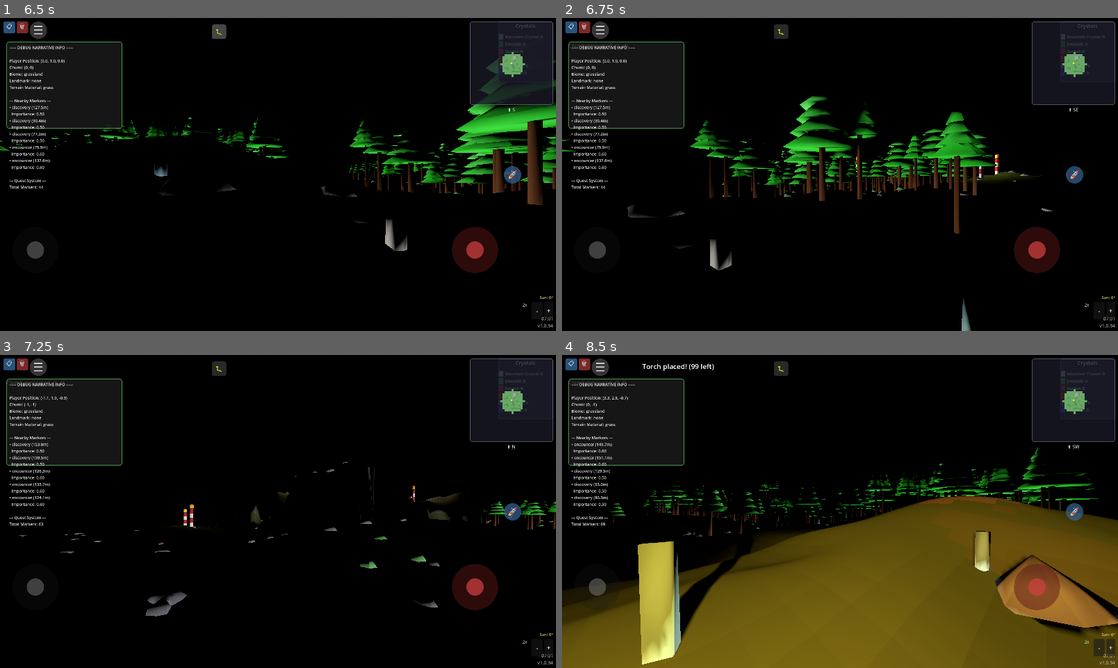
Above: before the commit, frames 1-4 (two rows, left to right).
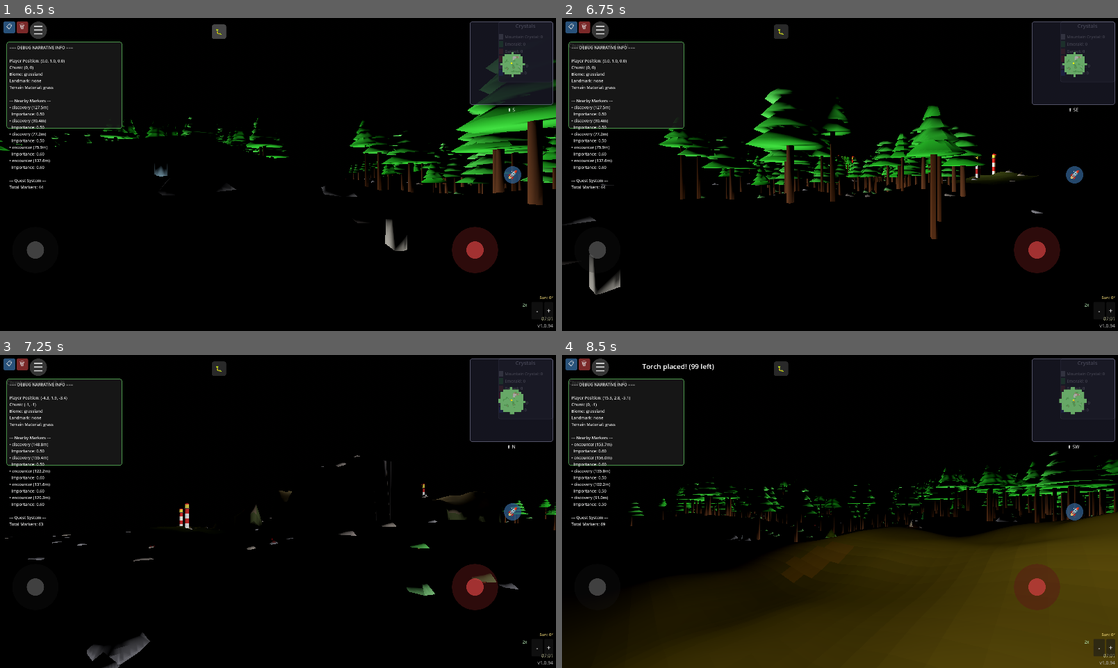
Above: after the commit, the same moments.

Repository: felix-dieterle/YouGame_godot4_public
Game: Godot game, scene res://scenes/main.tscn
Two runs of this game, one before a commit and one after it. Both use one fixed random seed, a clock stepped at 60 frames per second and the inputs below.
Inputs (mouse positions are in pixels of both pictures, inside the frame that each line leads up to):
- Up to frame 1 (6.5 s): click "📋" at 0.5 s; click "🗑" at 1.25 s; click "-" at 2 s; click "+" at 2.75 s; click "🚀" at 3.5 s; click "☰" at 4.25 s; click "▶ Resume Game" at 5 s; click "🐛" at 5.75 s
- Up to frame 2 (6.75 s): tap Enter at 6.5 s; move the mouse to (962, 158) at 6.52 s; hold Right (ui_right) from 6.53 s (still down); hold Space (jetpack) from 6.53 s (still down); click (962, 158) at 6.67 s
- Up to frame 3 (7.25 s): keep holding Right (ui_right); keep holding Space (jetpack)
- Up to frame 4 (8.5 s): release Right (ui_right) at 7.25 s; release Space (jetpack) at 7.25 s; drag from (728, 527) to (812, 574) at 7.27 s; move the mouse to (895, 442) at 8.02 s; hold Right (ui_right) from 8.03 s (still down); hold F (place_torch) from 8.03 s (still down); tap Space (jetpack) at 8.3 s

Frame 1 is identical in both runs. In frame 2, 9.4% of the frame differs, in the area x 0-89%, y 22-100%; in frame 3, 2.4%; in frame 4, 40%, in the area x 0-100%, y 10-100%.

Commit message:
Add 4x speed boost when jetpack is active
Co-authored-by: felix-dieterle <1490062+felix-dieterle@users.noreply.github.com>

Diff:
--- a/scripts/player.gd
+++ b/scripts/player.gd
@@ -15,6 +15,7 @@
 @export var move_speed: float = 5.0
 @export var rotation_speed: float = 3.0
 @export var jetpack_speed: float = 3.0  # Upward speed when using jetpack
+@export var jetpack_move_speed_multiplier: float = 4.0  # Horizontal speed multiplier when jetpack is active
 @export var glide_speed: float = 0.5  # Slow descent speed when gliding after jetpack release
 @export var camera_distance: float = 10.0
 @export var camera_height: float = 5.0
@@ -235,8 +236,13 @@
                             break  # Stop checking once we find a blocking slope
 
         if can_move:
-            velocity.x = direction.x * move_speed
-            velocity.z = direction.z * move_speed
+            # Apply jetpack speed multiplier when jetpack is active
+            var current_move_speed = move_speed
+            if jetpack_active:
+                current_move_speed = move_speed * jetpack_move_speed_multiplier
+
+            velocity.x = direction.x * current_move_speed
+            velocity.z = direction.z * current_move_speed
 
             # Rotate towards movement direction (in both first and third person)
             # This allows turning with joystick in first-person mode
--- /dev/null
+++ b/tests/test_jetpack_speed_boost.gd
@@ -0,0 +1,86 @@
+extends Node
+
+# Test suite for jetpack speed boost feature
+# Tests that horizontal movement speed is 4x when jetpack is active
+
+var test_passed: int = 0
+var test_failed: int = 0
+
+func _ready():
+	print("=== Starting Jetpack Speed Boost Tests ===")
+	test_jetpack_speed_multiplier()
+	test_jetpack_speed_application()
+	test_normal_speed_without_jetpack()
+
+	# Print results
+	print("\n=== Test Results ===")
+	print("Passed: ", test_passed)
+	print("Failed: ", test_failed)
+
+	print("=== All Jetpack Speed Boost Tests Completed ===")
+	if test_failed == 0:
+		print("All tests PASSED!")
+		get_tree().quit(0)
+	else:
+		print("Some tests FAILED!")
+		get_tree().quit(1)
+
+func test_jetpack_speed_multiplier():
+	print("\n--- Test: Jetpack Speed Multiplier Configuration ---")
+
+	# Default values
+	var move_speed = 5.0
+	var jetpack_move_speed_multiplier = 4.0
+
+	check_condition(jetpack_move_speed_multiplier == 4.0, "Jetpack move speed multiplier should be 4.0")
+
+	var expected_jetpack_move_speed = move_speed * jetpack_move_speed_multiplier
+	check_condition(expected_jetpack_move_speed == 20.0, "Jetpack move speed should be 20.0 (5.0 * 4.0), got %f" % expected_jetpack_move_speed)
+
+func test_jetpack_speed_application():
+	print("\n--- Test: Jetpack Speed Application ---")
+
+	# Simulate movement with jetpack active
+	var move_speed = 5.0
+	var jetpack_move_speed_multiplier = 4.0
+	var jetpack_active = true
+	var direction = Vector3(1.0, 0, 0).normalized()  # Moving in X direction
+
+	# Calculate speed based on jetpack state
+	var current_move_speed = move_speed
+	if jetpack_active:
+		current_move_speed = move_speed * jetpack_move_speed_multiplier
+
+	var velocity_x = direction.x * current_move_speed
+
+	check_condition(current_move_speed == 20.0, "Current move speed should be 20.0 when jetpack is active")
+	check_condition(velocity_x == 20.0, "Velocity X should be 20.0 when moving with jetpack active, got %f" % velocity_x)
+
+func test_normal_speed_without_jetpack():
+	print("\n--- Test: Normal Speed Without Jetpack ---")
+
+	# Simulate movement without jetpack
+	var move_speed = 5.0
+	var jetpack_move_speed_multiplier = 4.0
+	var jetpack_active = false
+	var direction = Vector3(1.0, 0, 0).normalized()
+
+	# Calculate speed based on jetpack state
+	var current_move_speed = move_speed
+	if jetpack_active:
+		current_move_speed = move_speed * jetpack_move_speed_multiplier
+
+	var velocity_x = direction.x * current_move_speed
+
+	check_condition(current_move_speed == 5.0, "Current move speed should be 5.0 when jetpack is not active")
+	check_condition(velocity_x == 5.0, "Velocity X should be 5.0 when moving without jetpack, got %f" % velocity_x)
+
+# Helper function for test assertions
+func check_condition(condition: bool, message: String):
+	if not condition:
+		print("  ❌ FAIL: " + message)
+		test_failed += 1
+		push_error(message)
+	else:
+		print("  ✅ PASS: " + message)
+		test_passed += 1
--- /dev/null
+++ b/tests/test_scene_jetpack_speed_boost.tscn
@@ -0,0 +1,6 @@
+[gd_scene load_steps=2 format=3]
+
+[ext_resource type="Script" path="res://tests/test_jetpack_speed_boost.gd" id="1"]
+
+[node name="JetpackSpeedBoostTest" type="Node"]
+script = ExtResource("1")
Not shown, added: JETPACK_SPEED_BOOST.md
